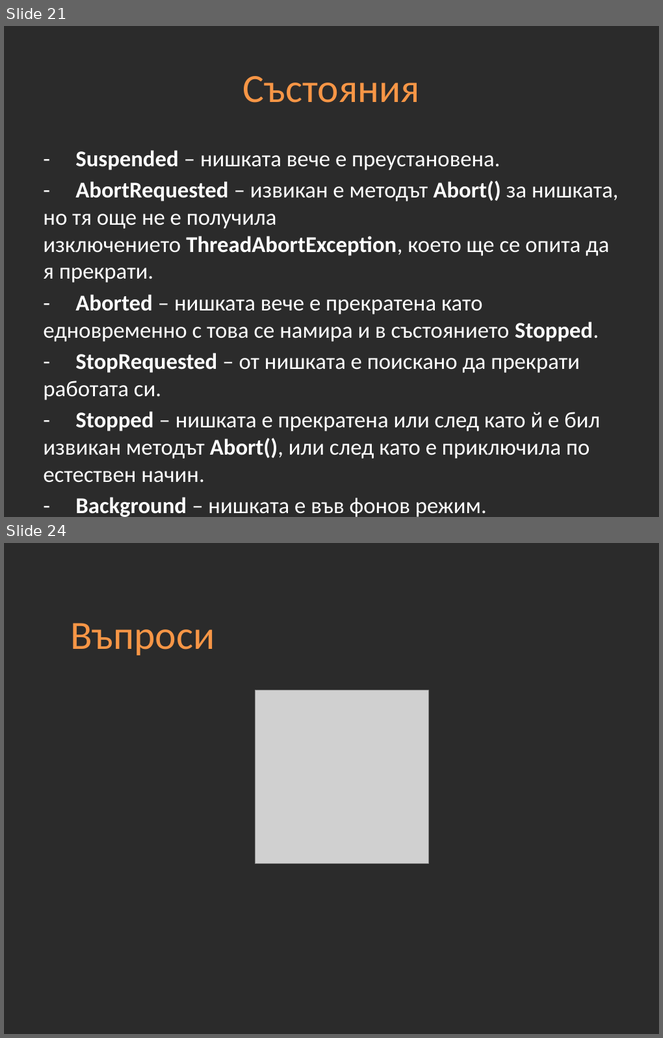
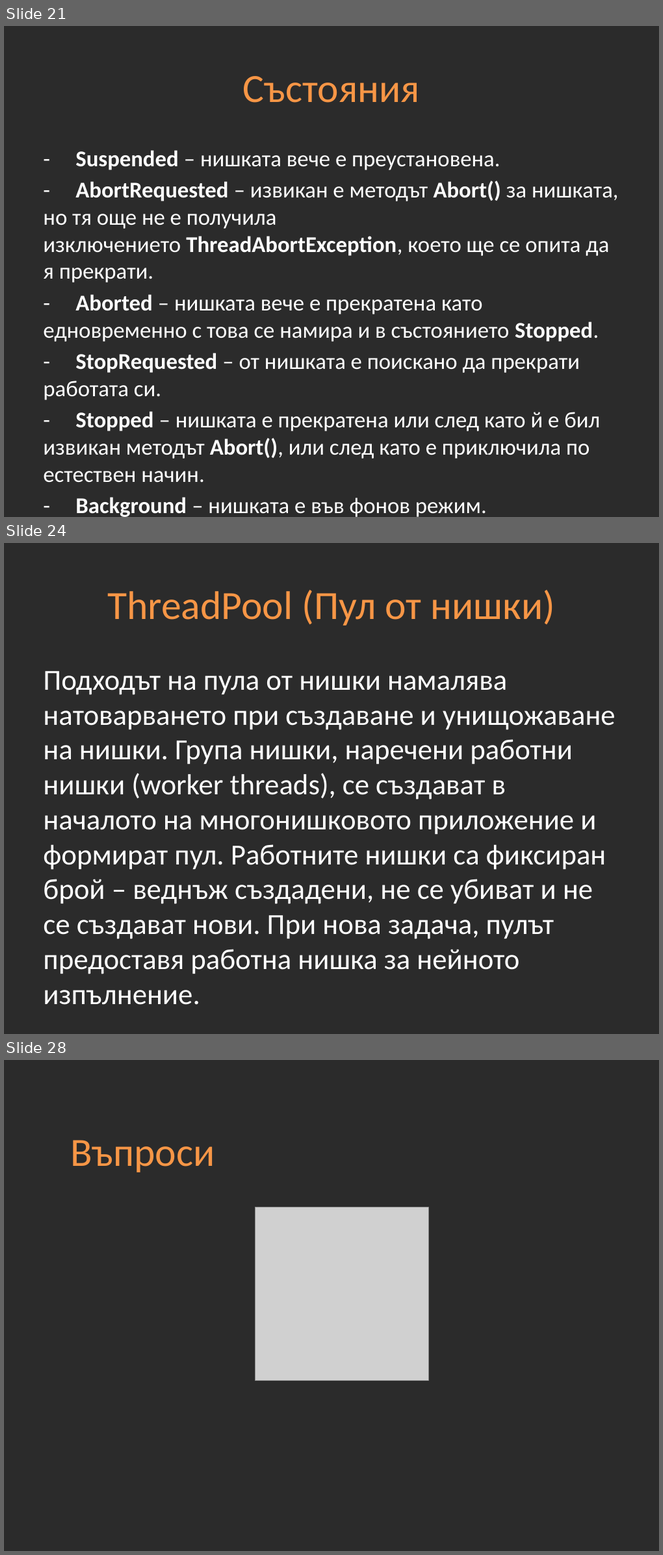
Before and after one commit to Academy-Soft-Intellect/Dot-Net-Course, a slide deck: 14-Multithreading.pptx. Shown one above the other, each under a label of ours: slides 21 and 24 before the commit, slides 21, 24 and 28 after it; the slides between them are not shown. The pictures are 663x1038 and 663x1555 pixels, drawn with LibreOffice and Linux fonts; fonts in the diff are those of the drawing; grey boxes stand for pictures; background and template pictures are left out; a plain dark background stands for a picture behind light text. Boxes give left, top, right and bottom in pixels: in the first picture for what was removed or moved away, otherwise in the second. Text is boxed around its words. In the diff, an @@ line names an element or a change of style, - is before the commit and + after.

```diff
--- a/14-Multithreading.pptx
+++ b/14-Multithreading.pptx
@@ slide 24 added at (x1=4, y1=543, x2=659, y2=1034), background picture (left out) @@
@@ title added at (x1=107, y1=590, x2=555, y2=626), 44 pt, text #F79646 @@
+ThreadPool (Пул от нишки)
@@ text added at (x1=43, y1=671, x2=616, y2=975), 32 pt, text #FFFFFF @@
+Подходът на пула от нишки намалява натоварването при създаване и унищожаване на нишки. Група нишки, наречени работни нишки (worker threads), се създават в началото на многонишковото приложение и формират пул. Работните нишки са фиксиран брой – веднъж създадени, не се убиват и не се създават нови. При нова задача, пулът предоставя работна нишка за нейното изпълнение.
@@ what was slide 24 is now slide 28 @@
```
Also in this commit, not shown: 1 slide changed, 4 other slides added, 1 slide removed, 50 other files.
